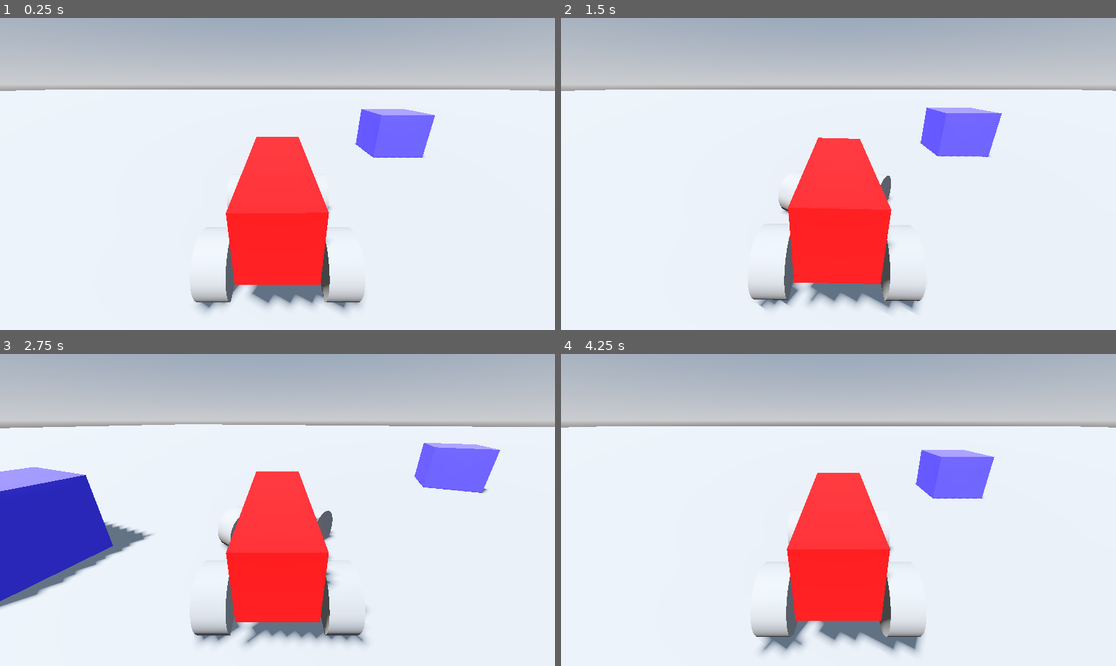
Above: before the commit, frames 1-4 (two rows, left to right).
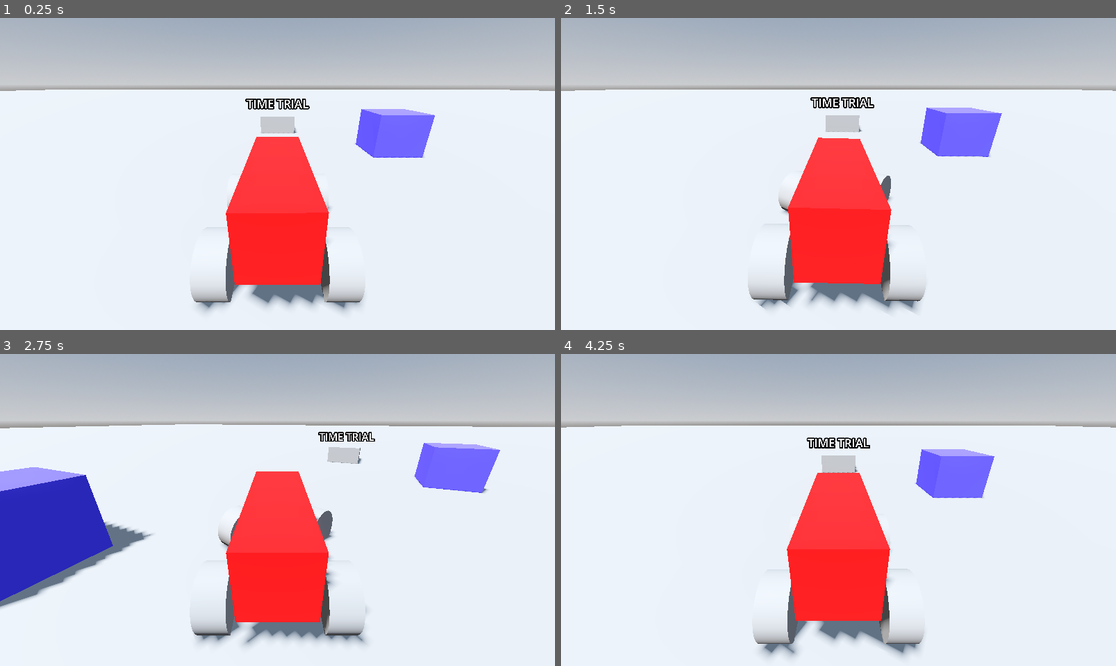
Above: after the commit, the same moments.

Repository: mje819/CarWorld
Game: Godot game, scene res://World/world.tscn
Same seed, same stepped clock (60 frames per second), same inputs: the game is played once before the commit and once after it.
Inputs:
- Up to frame 1 (0.25 s): no input
- Up to frame 2 (1.5 s): hold D (turn_right) 0.53-1.28 s; hold S (brake) from 1.28 s (still down)
- Up to frame 3 (2.75 s): release S (brake) at 2.03 s; hold D (turn_right) from 2.03 s (still down)
- Up to frame 4 (4.25 s): release D (turn_right) at 2.78 s; hold Space (accelerate) 2.78-3.53 s; hold A (turn_left) from 3.53 s (still down); tap R (reset) at 4.15 s

The runs differ from the first frame. In frame 1, 0.6% of the frame differs, in the area x 44-56%, y 25-37%; in frame 2, 0.6%; in frame 3, 0.5%; in frame 4, 2.0%, in the area x 1-99%, y 22-98%.

Commit message:
add time trail start detector

Diff:
--- /dev/null
+++ b/World/time_trial_start.gd
@@ -0,0 +1,6 @@
+extends Area3D
+
+
+
+func _on_body_entered(body: Node3D) -> void:
+	print("start time trial")
--- /dev/null
+++ b/World/time_trial_start.tscn
@@ -0,0 +1,27 @@
+[gd_scene format=3 uid="uid://cwu5dtg3vyawo"]
+
+[ext_resource type="Script" uid="uid://bmr34h426fma6" path="res://World/time_trial_start.gd" id="1_j1d27"]
+
+[sub_resource type="BoxMesh" id="BoxMesh_bd5cl"]
+
+[sub_resource type="ConcavePolygonShape3D" id="ConcavePolygonShape3D_j1d27"]
+data = PackedVector3Array(-0.5, 0.5, 0.5, 0.5, 0.5, 0.5, -0.5, -0.5, 0.5, 0.5, 0.5, 0.5, 0.5, -0.5, 0.5, -0.5, -0.5, 0.5, 0.5, 0.5, -0.5, -0.5, 0.5, -0.5, 0.5, -0.5, -0.5, -0.5, 0.5, -0.5, -0.5, -0.5, -0.5, 0.5, -0.5, -0.5, 0.5, 0.5, 0.5, 0.5, 0.5, -0.5, 0.5, -0.5, 0.5, 0.5, 0.5, -0.5, 0.5, -0.5, -0.5, 0.5, -0.5, 0.5, -0.5, 0.5, -0.5, -0.5, 0.5, 0.5, -0.5, -0.5, -0.5, -0.5, 0.5, 0.5, -0.5, -0.5, 0.5, -0.5, -0.5, -0.5, 0.5, 0.5, 0.5, -0.5, 0.5, 0.5, 0.5, 0.5, -0.5, -0.5, 0.5, 0.5, -0.5, 0.5, -0.5, 0.5, 0.5, -0.5, -0.5, -0.5, 0.5, 0.5, -0.5, 0.5, -0.5, -0.5, -0.5, 0.5, -0.5, 0.5, 0.5, -0.5, -0.5, -0.5, -0.5, -0.5)
+
+[node name="TimeTrialStart" type="Area3D" unique_id=744200815]
+collision_layer = 4
+script = ExtResource("1_j1d27")
+
+[node name="MeshInstance3D" type="MeshInstance3D" parent="." unique_id=130989989]
+mesh = SubResource("BoxMesh_bd5cl")
+
+[node name="CollisionShape3D" type="CollisionShape3D" parent="." unique_id=126272650]
+shape = SubResource("ConcavePolygonShape3D_j1d27")
+
+[node name="Label3D" type="Label3D" parent="." unique_id=1802937199]
+transform = Transform3D(1, 0, 0, 0, 1, 0, 0, 0, 1, 0, 0.8130369, 0)
+billboard = 1
+text = "TIME TRIAL"
+font_size = 72
+outline_size = 32
+
+[connection signal="body_entered" from="." to="." method="_on_body_entered"]
--- a/World/world.tscn
+++ b/World/world.tscn
@@ -2,6 +2,7 @@
 
 [ext_resource type="PackedScene" uid="uid://bp14bgrvmaki2" path="res://car/car.tscn" id="1_62w18"]
 [ext_resource type="PackedScene" uid="uid://cujupp8cdvucr" path="res://World/world_obstacle.tscn" id="2_8a836"]
+[ext_resource type="PackedScene" uid="uid://cwu5dtg3vyawo" path="res://World/time_trial_start.tscn" id="3_j8job"]
 
 [sub_resource type="ProceduralSkyMaterial" id="ProceduralSkyMaterial_8a836"]
 sky_horizon_color = Color(0.66224277, 0.6717428, 0.6867428, 1)
@@ -28,6 +29,7 @@
 [node name="Ground" type="CSGBox3D" parent="." unique_id=1902772988]
 transform = Transform3D(1, 0, 0, 0, 1, 0, 0, 0, 1, 0, -0.25, 0)
 use_collision = true
+collision_layer = 4
 size = Vector3(126.005, 0.5, 124.995)
 
 [node name="Car" parent="." unique_id=16548500 instance=ExtResource("1_62w18")]
@@ -38,3 +40,6 @@
 
 [node name="WorldObstacle2" parent="." unique_id=25296065 instance=ExtResource("2_8a836")]
 transform = Transform3D(1, 0, 0, 0, 1, 0, 0, 0, 1, -2.439541, 0.33358693, 2.801567)
+
+[node name="TimeTrialStart" parent="." unique_id=744200815 instance=ExtResource("3_j8job")]
+transform = Transform3D(1, 0, 0, 0, 1, 0, 0, 0, 1, 0, 0, 5.0137367)
--- a/World/world_obstacle.tscn
+++ b/World/world_obstacle.tscn
@@ -10,6 +10,7 @@
 
 [node name="WorldObstacle" type="CSGBox3D" unique_id=383658853 groups=["Obstacles"]]
 use_collision = true
+collision_layer = 2
 material = SubResource("StandardMaterial3D_62w18")
 script = ExtResource("1_wusto")
 
--- a/car/car.tscn
+++ b/car/car.tscn
@@ -18,6 +18,7 @@
 height = 0.22
 
 [node name="Car" type="VehicleBody3D" unique_id=16548500]
+collision_mask = 14
 mass = 105.0
 center_of_mass_mode = 1
 center_of_mass = Vector3(0, -0.2, 0)
--- a/car/car_manager.gd
+++ b/car/car_manager.gd
@@ -1,17 +1,20 @@
 extends Node
 
-@export var health : int :
+
+@export var max_health := 10
+var health : int :
 	set(new_health):
 		health = new_health
 		print(health)
 		#label changes?
 
 func _ready() -> void:
-	health = 10
+	health = max_health
 
 func _process(_delta: float) -> void:
 	# Maybe only for testing
-	if Input.is_action_pressed("reset"):
+	if Input.is_action_just_pressed("reset"):
+		health = max_health
 		get_tree().reload_current_scene()
 
 func take_damage() -> void:
--- a/project.godot
+++ b/project.godot
@@ -56,6 +56,13 @@
 ]
 }
 
+[layer_names]
+
+3d_physics/layer_1="car"
+3d_physics/layer_2="obstacles"
+3d_physics/layer_3="starters"
+3d_physics/layer_4="ground"
+
 [physics]
 
 3d/physics_engine="Jolt Physics"
Not shown, added: World/time_trial_start.gd.uid
